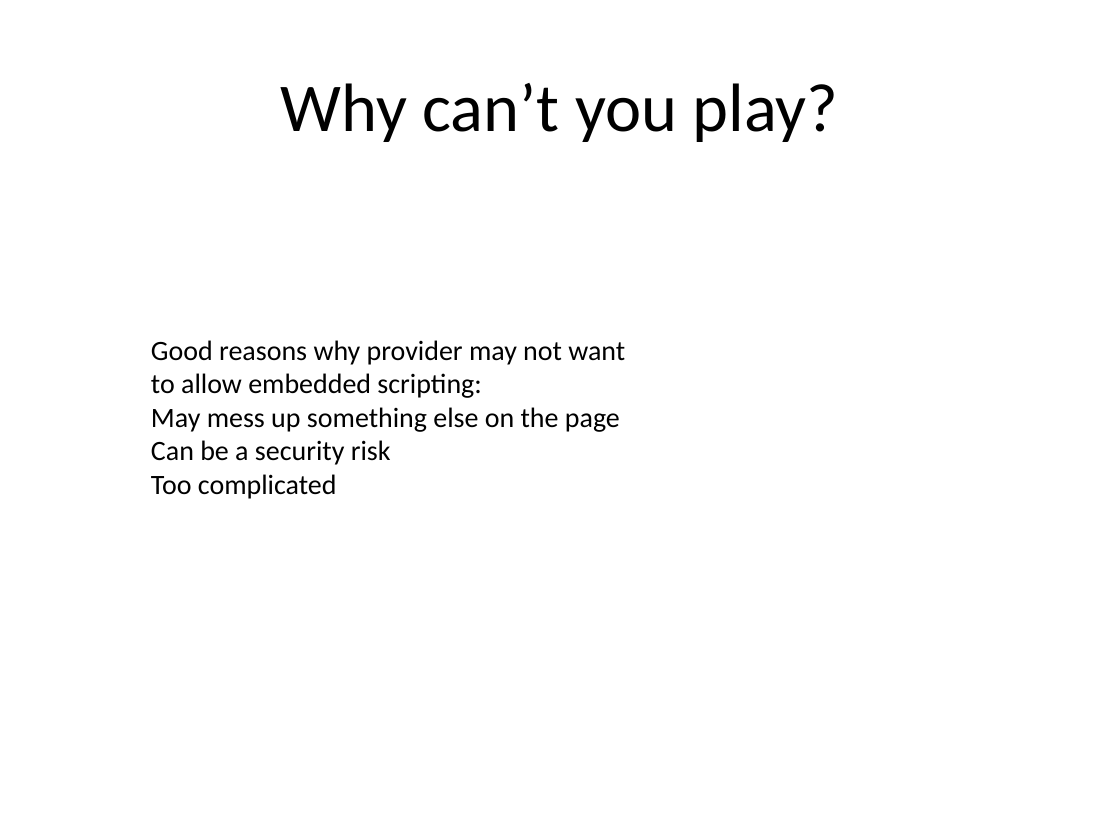
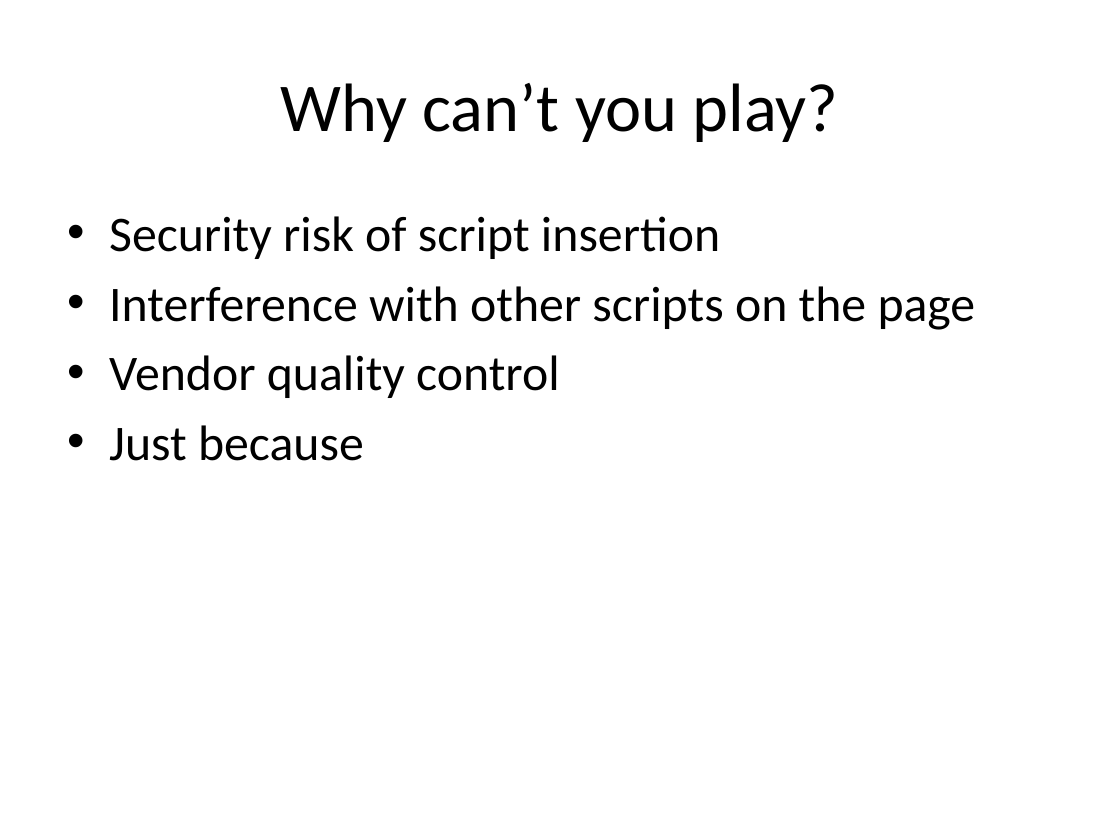
Before and after one commit to paul-burtness/webdevmojo, a slide deck: slide 10 of webdevmojo.pptx (slide 8 before the commit). Drawn at 1120x840 pixels with LibreOffice and Linux fonts; fonts in the diff are those of the drawing. Boxes give left, top, right and bottom in pixels: in the first picture for what was removed or moved away, otherwise in the second. Text is boxed around its words. In the diff, an @@ line names an element or a change of style, - is before the commit and + after.

```diff
--- a/webdevmojo.pptx
+++ b/webdevmojo.pptx
@@ text added at <box>109,216,976,461</box>, 32 pt, text #000000 @@
+• Security risk of script insertion
+• Interference with other scripts on the page
+• Vendor quality control
+• Just because
@@ text removed at <box>151,340,625,499</box> @@
-Good reasons why provider may not want to allow embedded scripting:
-May mess up something else on the page
-Can be a security risk
-Too complicated
```
Also in this commit, not shown: 11 other slides changed, 6 slides added, 2 slides removed, 2 other files.
